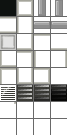
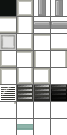
Layers edited between the first and the second 67×135 image:
renamed "Ebene 3" to "glass", moved it above "floor_base", painted on it over bbox(17, 124, 33, 130)
